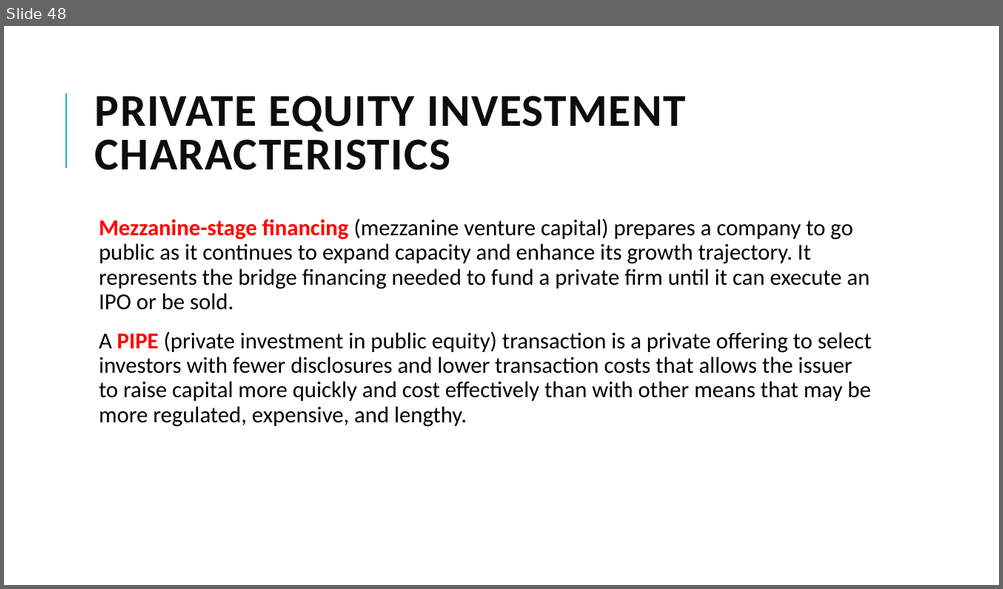
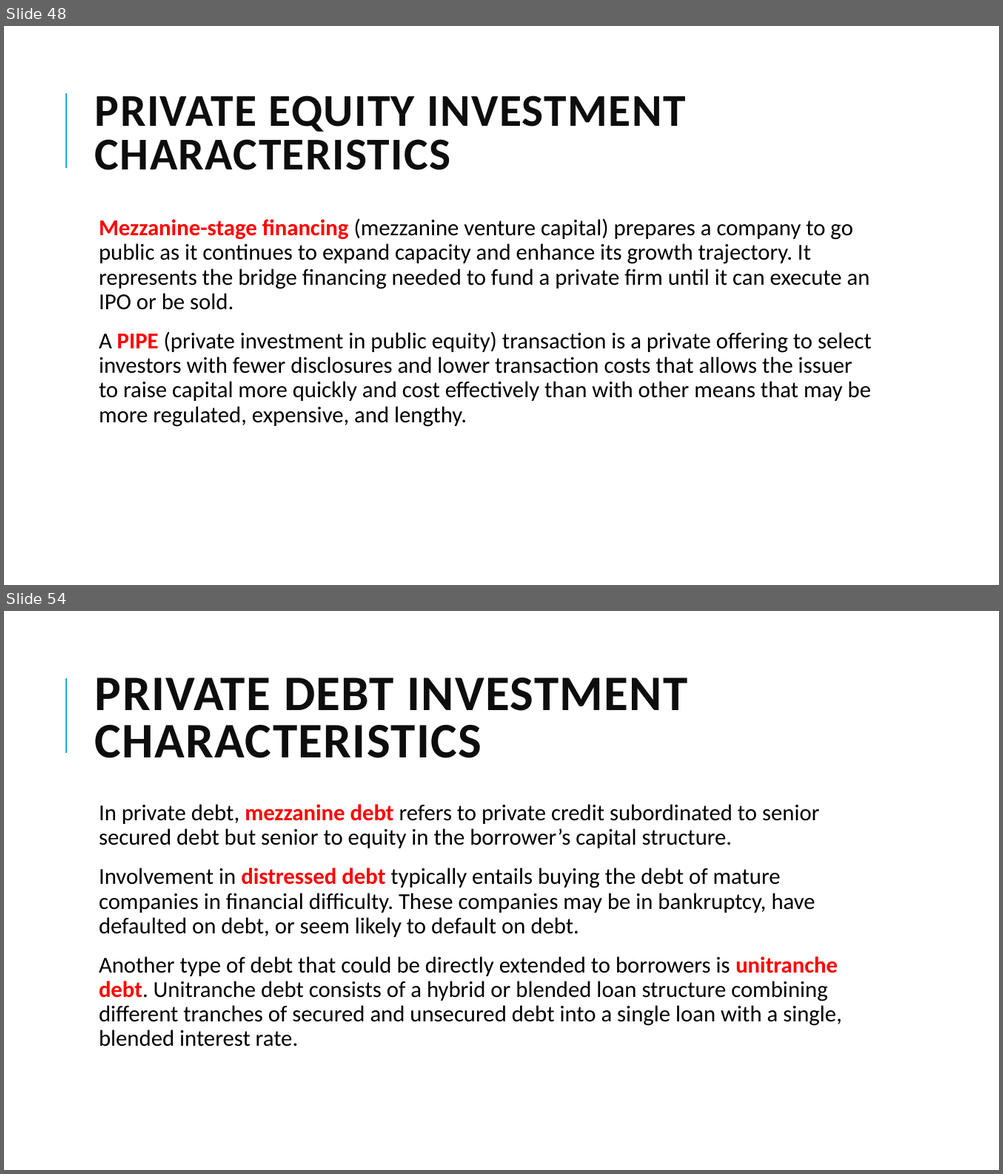
Before and after one commit to Isco0530/data, a slide deck: 2024Alternative.pptx. Shown one above the other, each under a label of ours: slide 48 before the commit, slides 48 and 54 after it; the slides between them are not shown. The pictures are 1003x589 and 1003x1174 pixels, drawn with LibreOffice and Linux fonts; fonts in the diff are those of the drawing. Boxes give left, top, right and bottom in pixels: in the first picture for what was removed or moved away, otherwise in the second. Text is boxed around its words. In the diff, an @@ line names an element or a change of style, - is before the commit and + after.

```diff
--- a/2024Alternative.pptx
+++ b/2024Alternative.pptx
@@ slide 54 added at box(4, 611, 999, 1170), background #FFFFFF; not listed: 1 template element that a slide beside it also shows @@
@@ title added at box(95, 678, 687, 758), 48 pt, text #0D0D0D, bold @@
+PRIVATE DEBT INVESTMENT
+CHARACTERISTICS
@@ text added at box(99, 804, 842, 1047), 22 pt, text #000000 @@
+  In private debt, mezzanine debt refers to private credit subordinated to senior secured debt but senior to equity in the borrower’s capital structure.
+  Involvement in distressed debt typically entails buying the debt of mature companies in financial difficulty. These companies may be in bankruptcy, have defaulted on debt, or seem likely to default on debt.
+  Another type of debt that could be directly extended to borrowers is unitranche debt. Unitranche debt consists of a hybrid or blended loan structure combining different tranches of secured and unsecured debt into a single loan with a single, blended interest rate.
```
Also in this commit, not shown: 4 slides changed, 7 other slides added.
